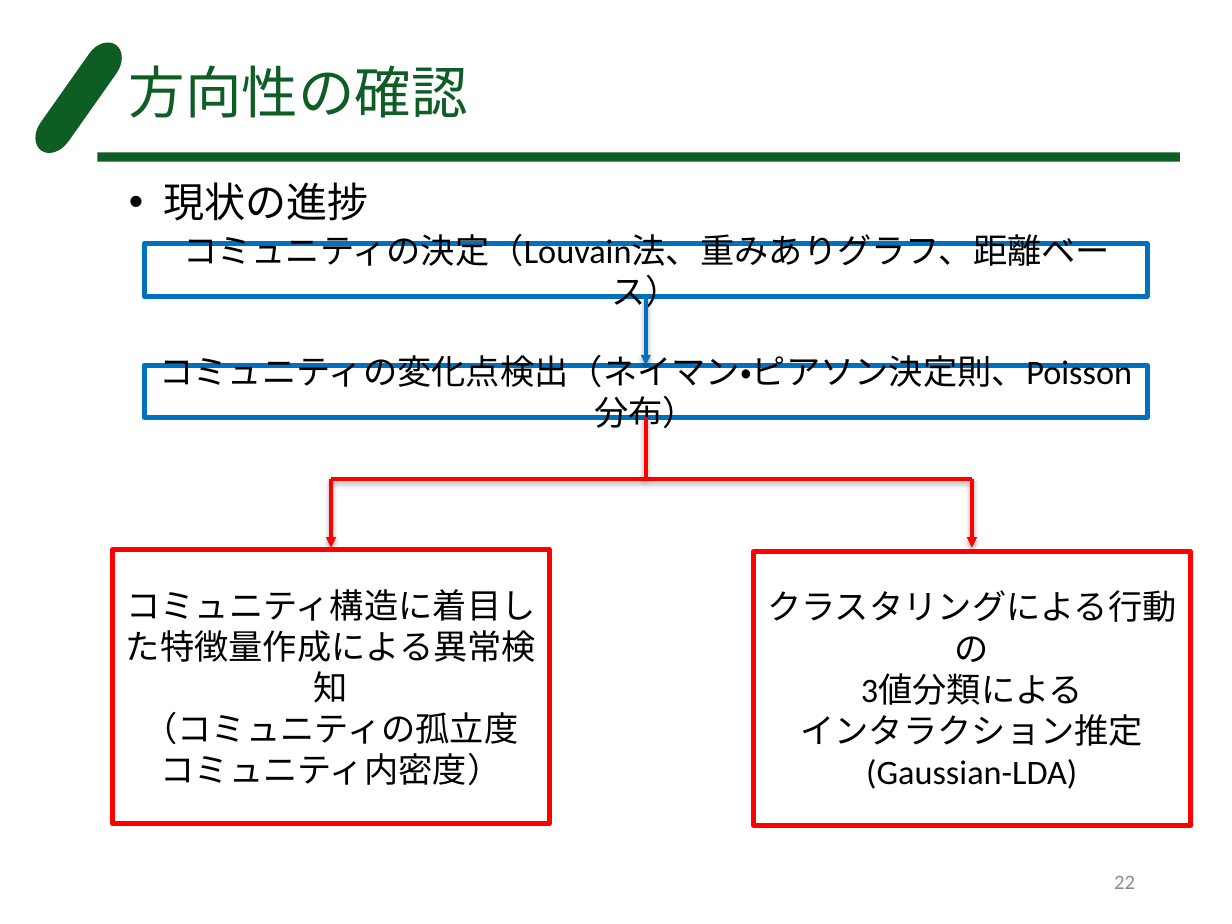
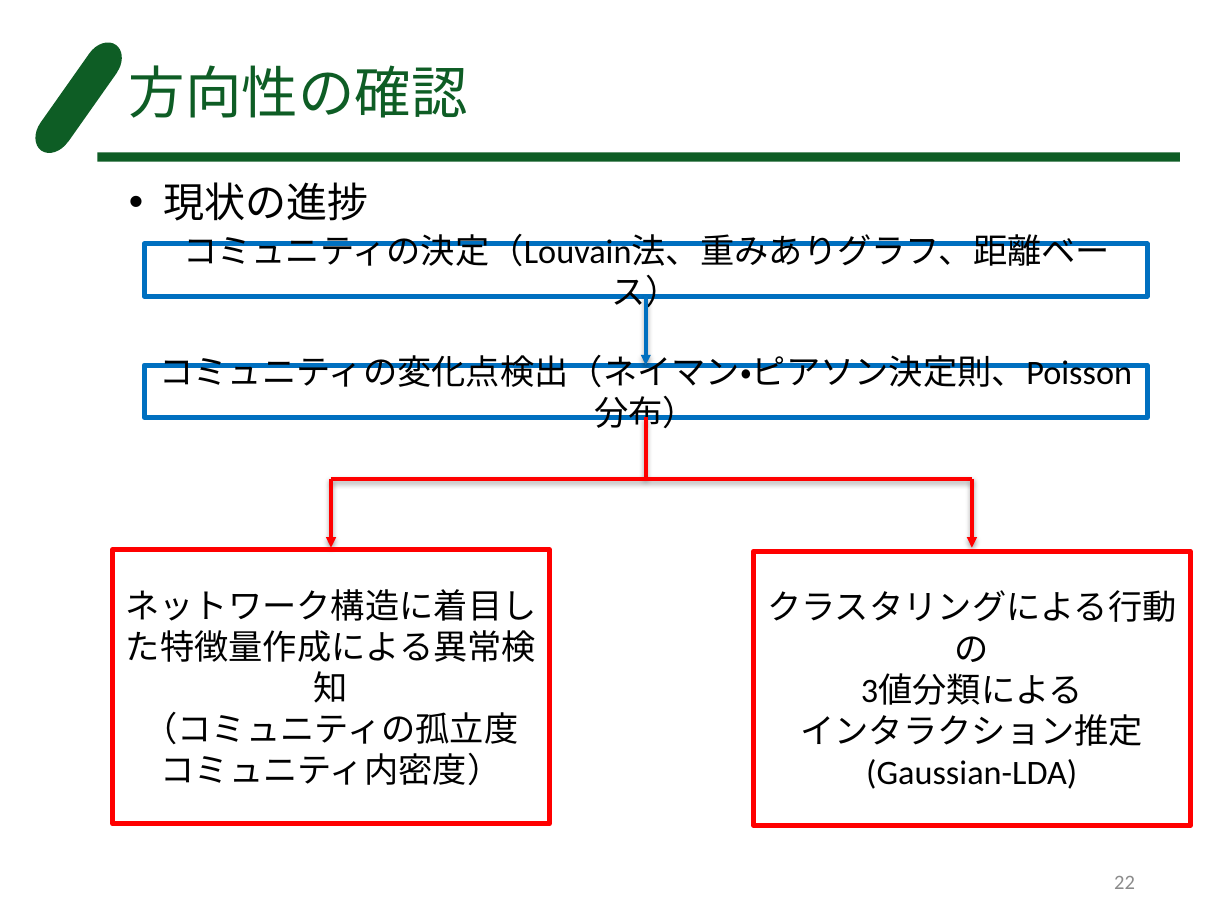
Before and after one commit to FUKUSHUN/cow_python, a slide deck: slide 22 of behavior_detection.pptx. Drawn at 1232x924 pixels with LibreOffice and Linux fonts; fonts in the diff are those of the drawing. Boxes give left, top, right and bottom in pixels: in the first picture for what was removed or moved away, otherwise in the second. Text is boxed around its words. In the diff, an @@ line names an element or a change of style, - is before the commit and + after.

```diff
--- a/behavior_detection.pptx
+++ b/behavior_detection.pptx
@@ text in rectangle at <box>125,589,536,703</box>: text changed @@
-コミュニティ構造に着目した特徴量作成による異常検知
+ネットワーク構造に着目した特徴量作成による異常検知
```
Also in this commit, not shown: 1 slide added, 3 other files.
